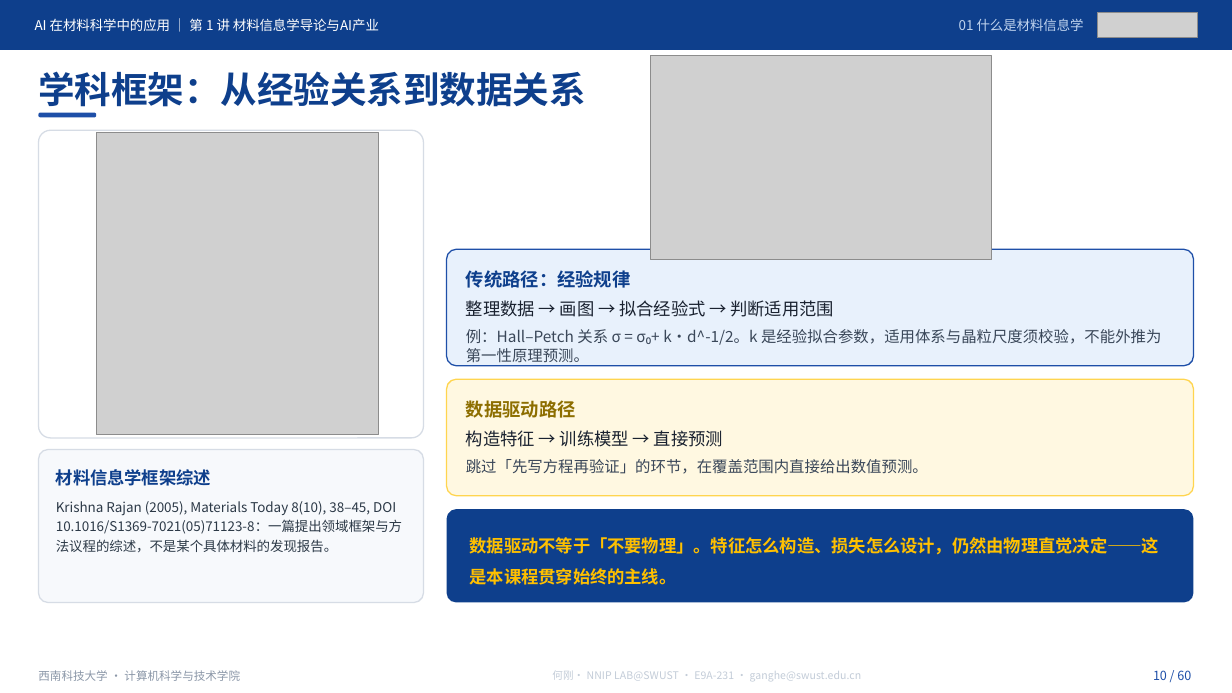
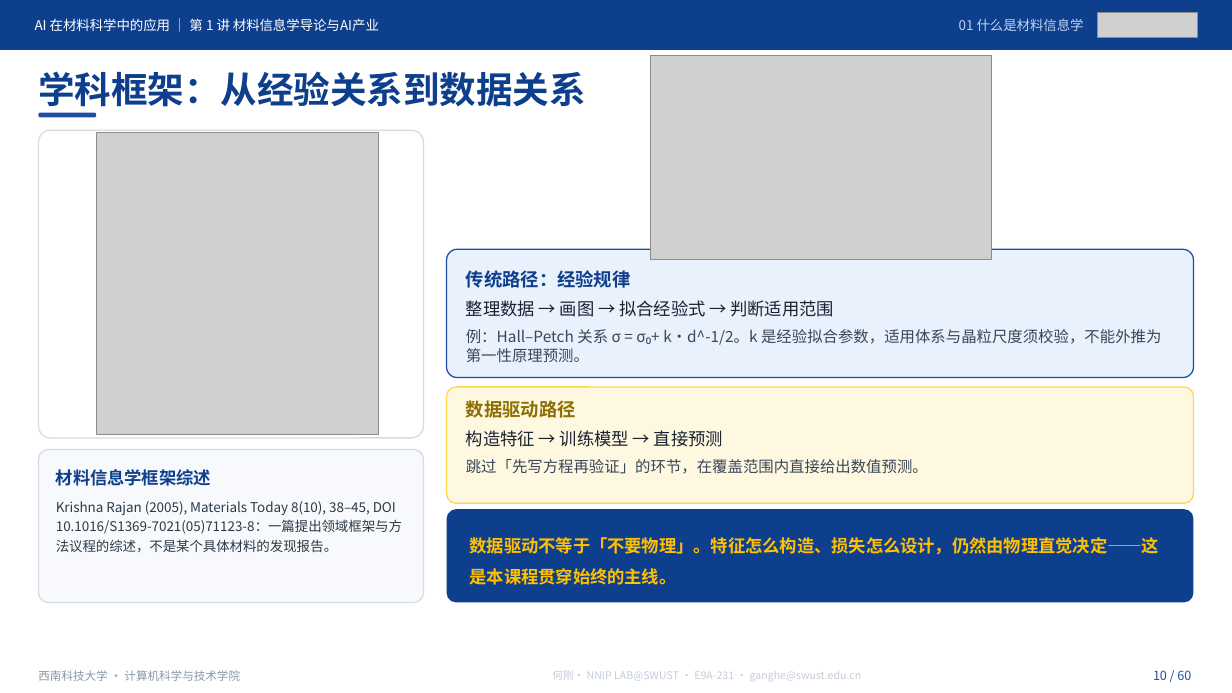
Before and after one commit to cosfrist/Applications-of-Artificial-Intelligence-in-Materials-Science-SWUST, a slide deck: slide 10 of lectures/01-材料信息学导论与AI产业/AI在材料科学中的应用-第1讲 材料信息学导论与AI产业-V5.pptx. Drawn at 1232x693 pixels with LibreOffice and Linux fonts; fonts in the diff are those of the drawing; grey boxes stand for pictures. Boxes give left, top, right and bottom in pixels: in the first picture for what was removed or moved away, otherwise in the second. Text is boxed around its words. In the diff, an @@ line names an element or a change of style, - is before the commit and + after.

```diff
--- a/lectures/01-材料信息学导论与AI产业/AI在材料科学中的应用-第1讲 材料信息学导论与AI产业-V5.pptx
+++ b/lectures/01-材料信息学导论与AI产业/AI在材料科学中的应用-第1讲 材料信息学导论与AI产业-V5.pptx
@@ rounded rectangle: place and size @@
-rounded rectangle at [446,250,1193,366]
+rounded rectangle at [446,250,1193,378]
@@ rounded rectangle: place and size @@
-rounded rectangle at [446,379,1193,495]
+rounded rectangle at [446,387,1193,504]
```
Also in this commit, not shown: 2 other slides changed, 19 other files.
